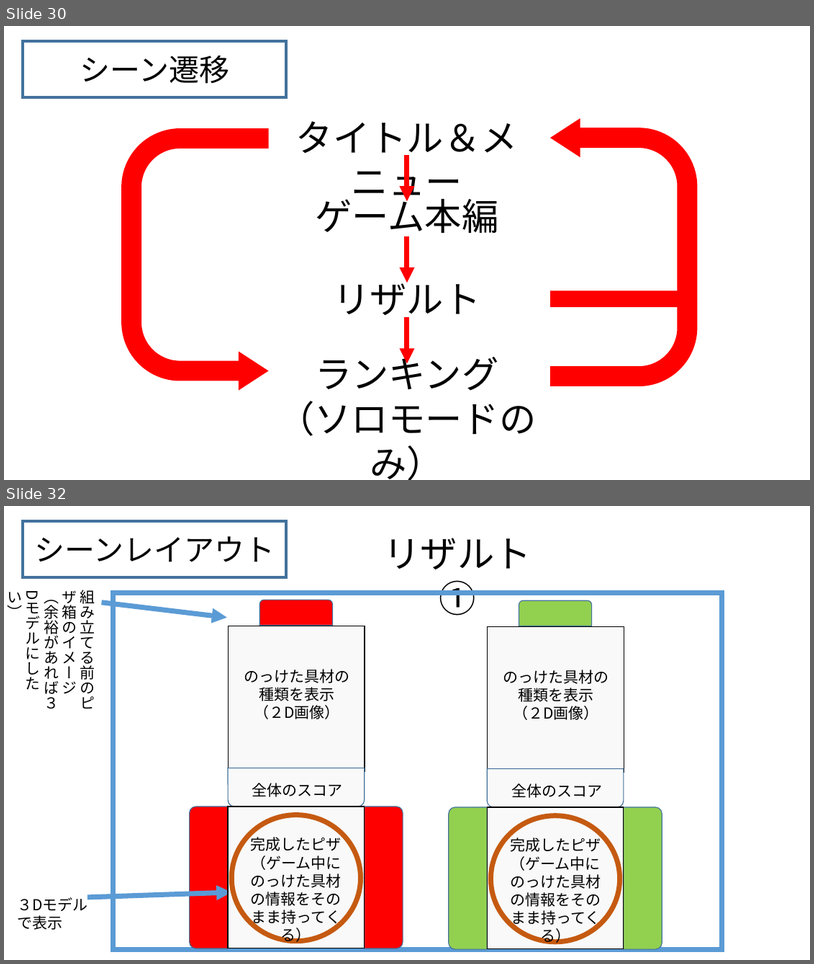
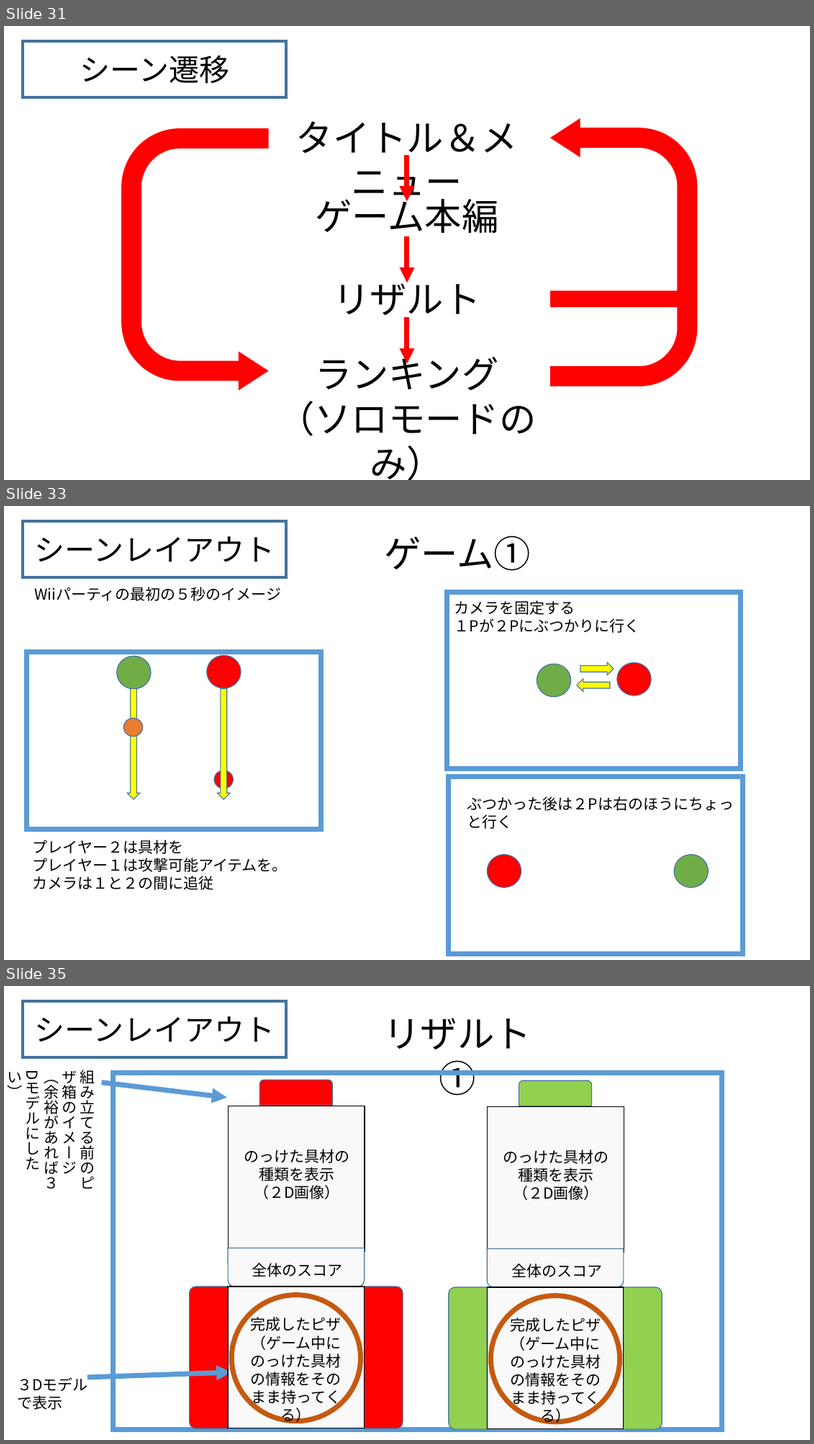
Before and after one commit to HatoriTaichi/mini_game, a slide deck: 仕様書/仕様書.pptx. Shown one above the other, each under a label of ours: slides 30 and 32 before the commit, slides 31, 33 and 35 after it; the slides between them are not shown. The pictures are 814x964 and 814x1444 pixels, drawn with LibreOffice and Linux fonts; fonts in the diff are those of the drawing. Boxes give left, top, right and bottom in pixels: in the first picture for what was removed or moved away, otherwise in the second. Text is boxed around its words. In the diff, an @@ line names an element or a change of style, - is before the commit and + after.

```diff
--- a/仕様書/仕様書.pptx
+++ b/仕様書/仕様書.pptx
@@ slide 33 added at (x1=4, y1=506, x2=810, y2=960), background #FFFFFF @@
@@ rectangle added at (x1=23, y1=521, x2=286, y2=577), outline #43739E 3.5 pt @@
@@ text added at (x1=34, y1=536, x2=275, y2=562), 36 pt, text #000000 @@
+シーンレイアウト
@@ text added at (x1=384, y1=536, x2=531, y2=571), 44 pt, text #000000 @@
+ゲーム①
@@ text added at (x1=34, y1=587, x2=281, y2=601), 18 pt, text #000000 @@
+Wiiパーティの最初の５秒のイメージ
@@ rectangle added at (x1=447, y1=592, x2=741, y2=769), outline #5B9BD5 6 pt @@
@@ text added at (x1=455, y1=600, x2=640, y2=633), 18 pt, text #000000 @@
+カメラを固定する
+１Pが２Pにぶつかりに行く
@@ rectangle added at (x1=27, y1=651, x2=321, y2=829), outline #5B9BD5 6 pt @@
@@ ellipse added at (x1=117, y1=656, x2=151, y2=689), fill #70AD47, outline #43739E 1 pt @@
@@ ellipse added at (x1=207, y1=656, x2=241, y2=688), fill #FF0000, outline #43739E 1 pt @@
@@ ellipse added at (x1=537, y1=664, x2=571, y2=697), fill #70AD47, outline #43739E 1 pt @@
@@ up arrow added at (x1=581, y1=663, x2=614, y2=675), fill #FFFF00, outline #43739E 1 pt @@
@@ ellipse added at (x1=617, y1=663, x2=651, y2=695), fill #FF0000, outline #43739E 1 pt @@
@@ up arrow added at (x1=127, y1=689, x2=140, y2=800), fill #FFFF00, outline #43739E 1 pt @@
@@ up arrow added at (x1=218, y1=689, x2=230, y2=800), fill #FFFF00, outline #43739E 1 pt @@
@@ up arrow added at (x1=578, y1=679, x2=611, y2=692), fill #FFFF00, outline #43739E 1 pt @@
@@ ellipse added at (x1=124, y1=718, x2=142, y2=736), fill #ED7D31, outline #43739E 1 pt @@
@@ ellipse added at (x1=214, y1=770, x2=233, y2=788), fill #FF0000, outline #43739E 1 pt @@
@@ rectangle added at (x1=449, y1=777, x2=743, y2=954), outline #5B9BD5 6 pt @@
@@ text added at (x1=468, y1=796, x2=734, y2=811), 18 pt, text #000000 @@
+ぶつかった後は２Pは右のほうにちょっと行く
@@ text added at (x1=33, y1=839, x2=288, y2=890), 18 pt, text #000000 @@
+プレイヤー２は具材を
+プレイヤー１は攻撃可能アイテムを。
+カメラは１と２の間に追従
@@ ellipse added at (x1=487, y1=854, x2=521, y2=887), fill #FF0000, outline #43739E 1 pt @@
@@ ellipse added at (x1=675, y1=854, x2=709, y2=887), fill #70AD47, outline #43739E 1 pt @@
@@ what was slide 30 is now slide 31 @@
@@ what was slide 32 is now slide 35 @@
```
Also in this commit, not shown: 8 slides changed, 5 other slides added, 1 slide removed, 1 other file.
